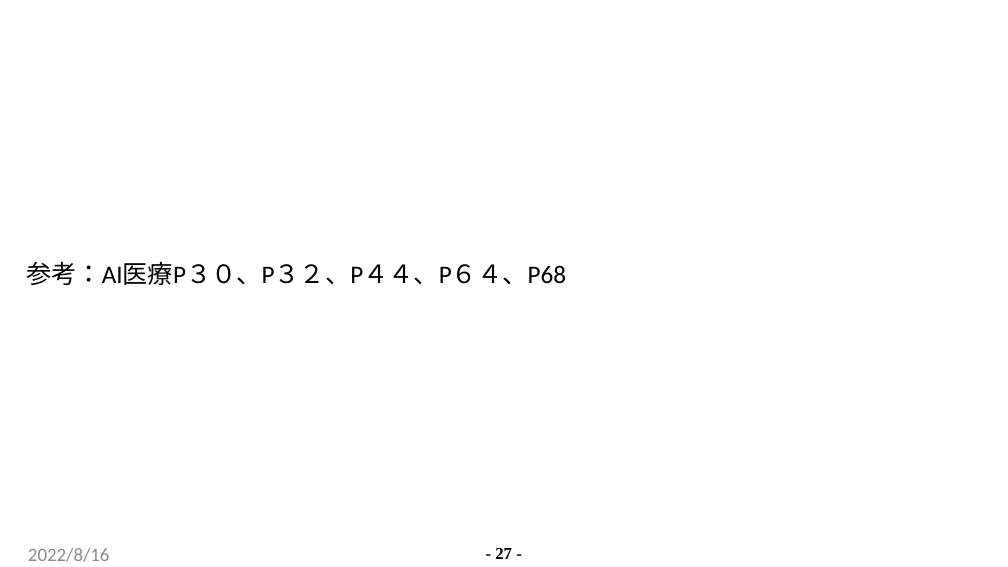
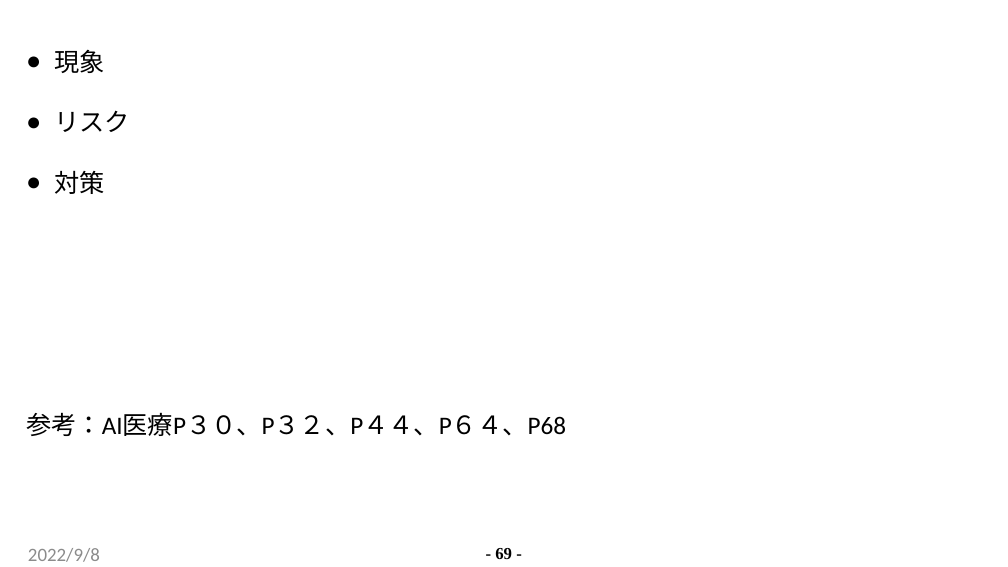
Before and after one commit to C2-Communication/c2-communication.GitHub.io, a slide deck: slide 69 of Site/content/posts/government-innovation/government-innovation_zhs.pptx (slide 27 before the commit). Drawn at 1008x567 pixels with LibreOffice and Linux fonts; fonts in the diff are those of the drawing; background and template pictures are left out. Boxes give left, top, right and bottom in pixels: in the first picture for what was removed or moved away, otherwise in the second. Text is boxed around its words. In the diff, an @@ line names an element or a change of style, - is before the commit and + after.

```diff
--- a/Site/content/posts/government-innovation/government-innovation_zhs.pptx
+++ b/Site/content/posts/government-innovation/government-innovation_zhs.pptx
@@ text at [55,50,131,194]: paragraphs added @@
+● 現象
+● リスク
+● 対策
@@ text at [28,548,100,562]: text changed @@
-2022/8/16
+2022/9/8
@@ page number at [495,548,512,559]: text changed @@
-- 27 -
+- 69 -
```
Also in this commit, not shown: 132 other slides changed, 1 slide added, 7 slides removed, 30 other files.
